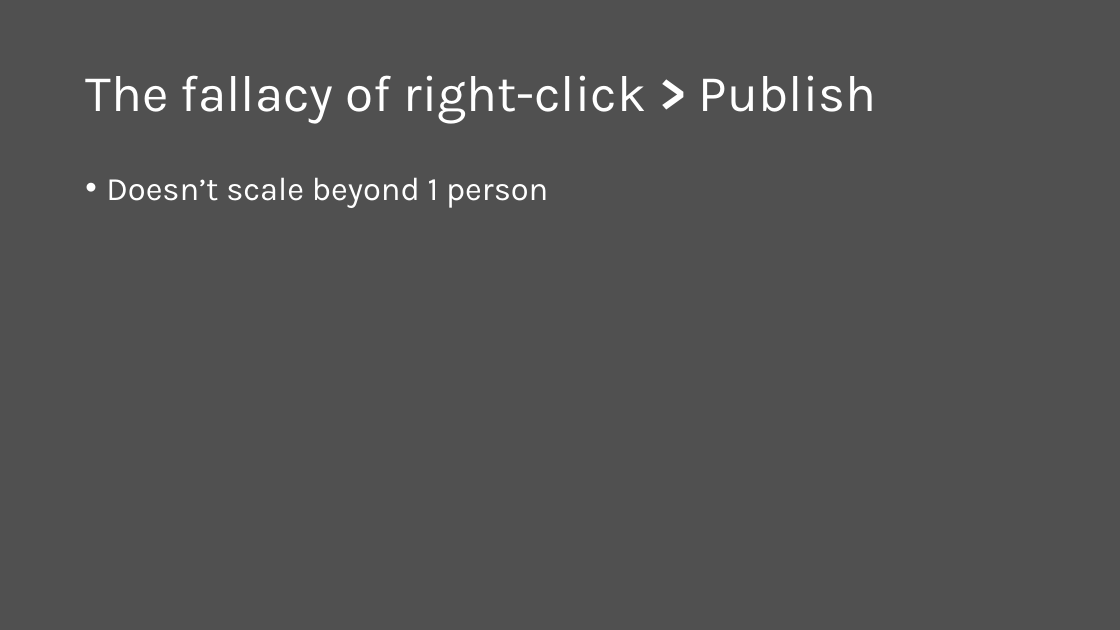
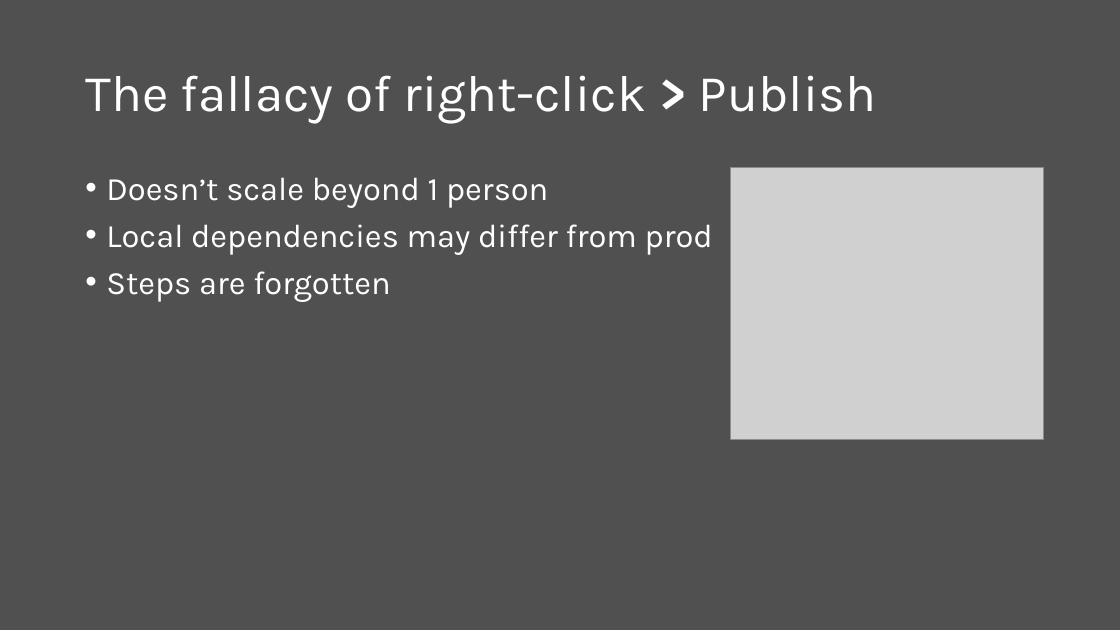
Before and after one commit to scottaddie/slide-decks, a slide deck: slide 5 of DevOps in the Cloud.pptx (slide 4 before the commit). Drawn at 1120x630 pixels with LibreOffice and Linux fonts; fonts in the diff are those of the drawing; grey boxes stand for pictures. Boxes give left, top, right and bottom in pixels: in the first picture for what was removed or moved away, otherwise in the second. Text is boxed around its words. In the diff, an @@ line names an element or a change of style, - is before the commit and + after.

Commit message:
More changes

```diff
--- a/DevOps in the Cloud.pptx
+++ b/DevOps in the Cloud.pptx
@@ picture added at (731,168,1044,439) @@
@@ text at (106,224,713,302): paragraphs added @@
+• Local dependencies may differ from prod
+• Steps are forgotten
```
Also in this commit, not shown: 1 other slide changed, 1 slide added.
